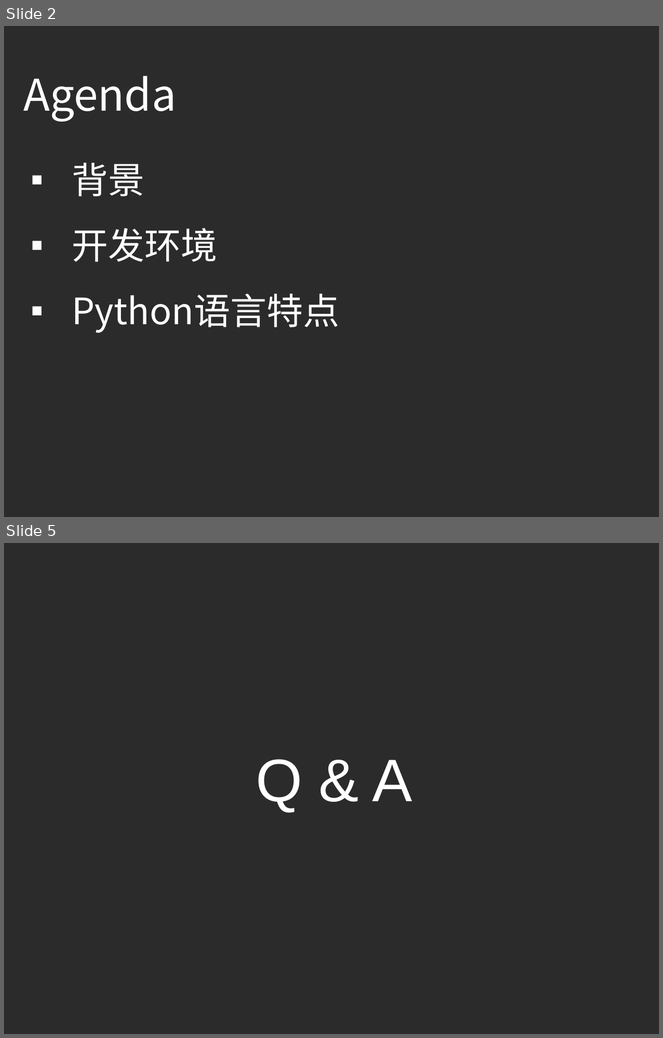
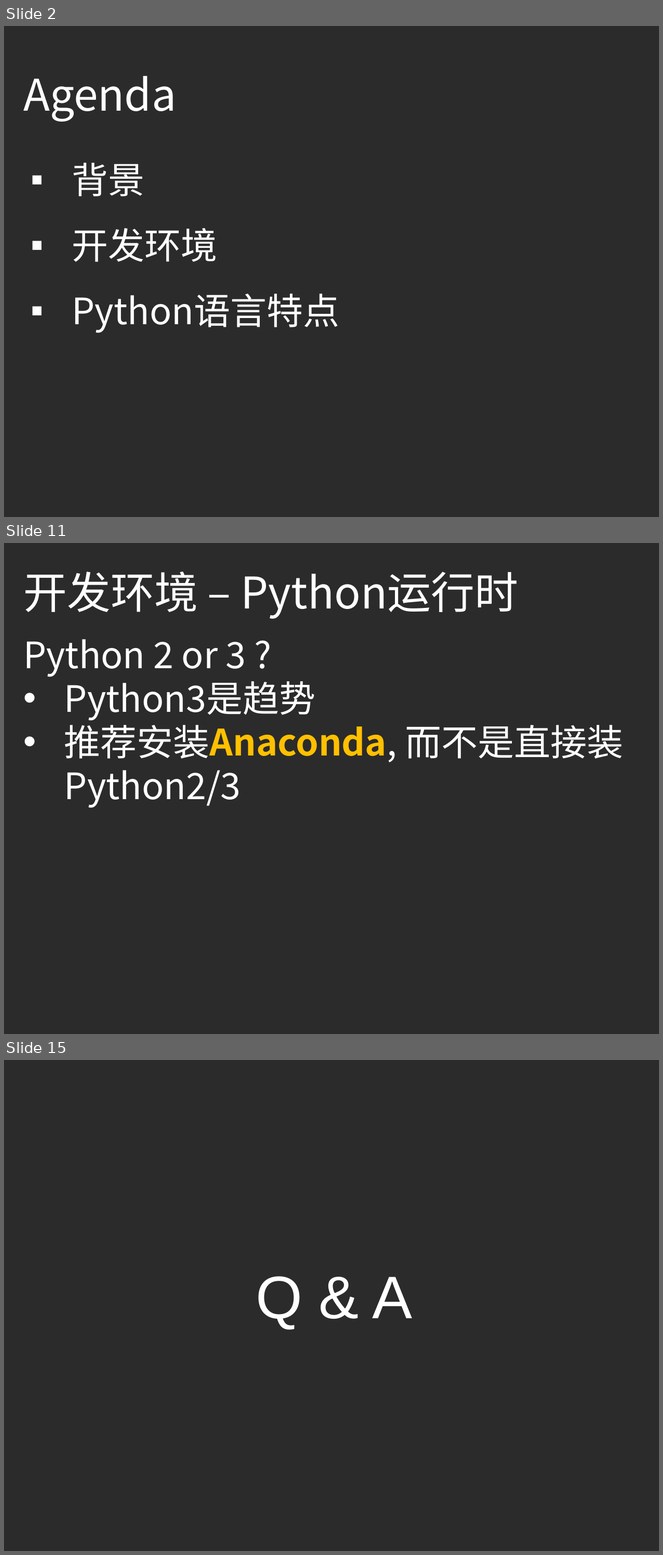
Before and after one commit to ouriris/ml-course, a slide deck: chapter.1/ppt/ML_CH1_Python_Basic.pptx. Shown one above the other, each under a label of ours: slides 2 and 5 before the commit, slides 2, 11 and 15 after it; the slides between them are not shown. The pictures are 663x1038 and 663x1555 pixels, drawn with LibreOffice and Linux fonts; fonts in the diff are those of the drawing; background and template pictures are left out; a plain dark background stands for a picture behind light text. Boxes give left, top, right and bottom in pixels: in the first picture for what was removed or moved away, otherwise in the second. Text is boxed around its words. In the diff, an @@ line names an element or a change of style, - is before the commit and + after.

```diff
--- a/chapter.1/ppt/ML_CH1_Python_Basic.pptx
+++ b/chapter.1/ppt/ML_CH1_Python_Basic.pptx
@@ slide 11 added at <box>4,543,659,1034</box>, background picture (left out) @@
@@ text added at <box>23,572,519,619</box>, 48 pt, text #FFFFFF @@
+开发环境 – Python运行时
@@ text added at <box>23,639,623,808</box>, 40 pt, text #FFFFFF @@
+Python 2 or 3 ?
+• Python3是趋势
+• 推荐安装Anaconda, 而不是直接装Python2/3
@@ what was slide 5 is now slide 15 @@
```
Also in this commit, not shown: 11 other slides added, 2 slides removed.
